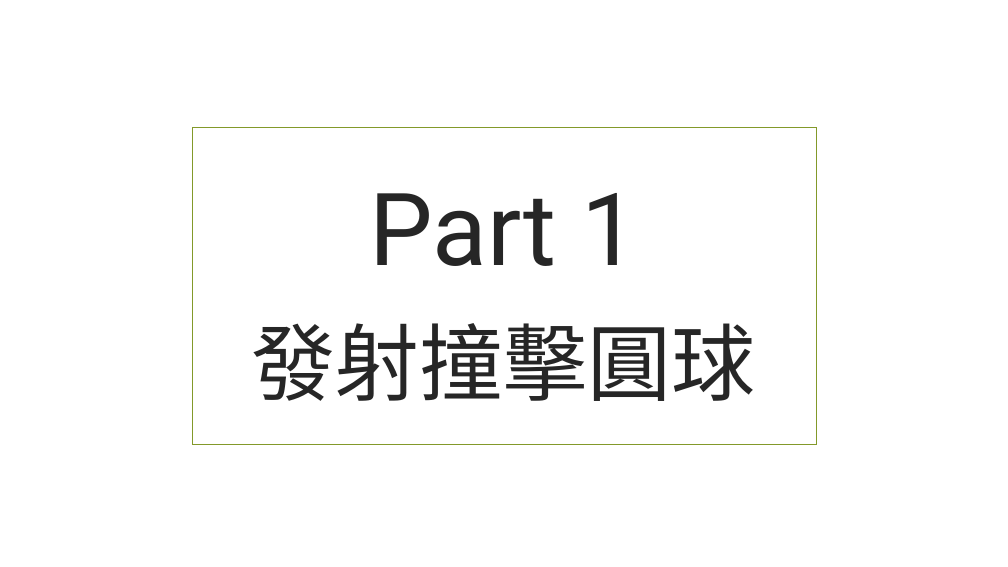
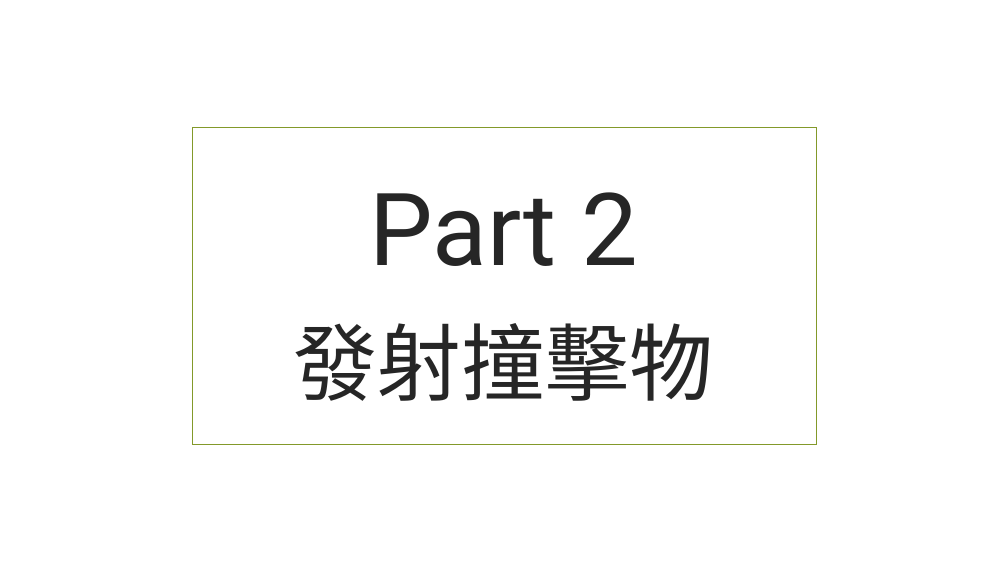
Before and after one commit to beardad1975/py4t, a slide deck: slide 10 of 課程資料/物理撞擊實驗室/物理撞擊實驗室簡報.pptx (slide 3 before the commit). Drawn at 1008x567 pixels with LibreOffice and Linux fonts; fonts in the diff are those of the drawing; background and template pictures are left out. Boxes give left, top, right and bottom in pixels: in the first picture for what was removed or moved away, otherwise in the second. Text is boxed around its words. In the diff, an @@ line names an element or a change of style, - is before the commit and + after.

```diff
--- a/課程資料/物理撞擊實驗室/物理撞擊實驗室簡報.pptx
+++ b/課程資料/物理撞擊實驗室/物理撞擊實驗室簡報.pptx
@@ title at box(369, 192, 639, 266): text changed @@
-Part 1
+Part 2
@@ text at box(294, 323, 714, 401): text changed @@
-發射撞擊圓球
+發射撞擊物
```
Also in this commit, not shown: 20 other slides changed, 26 slides added, 8 slides removed, 9 other files.
